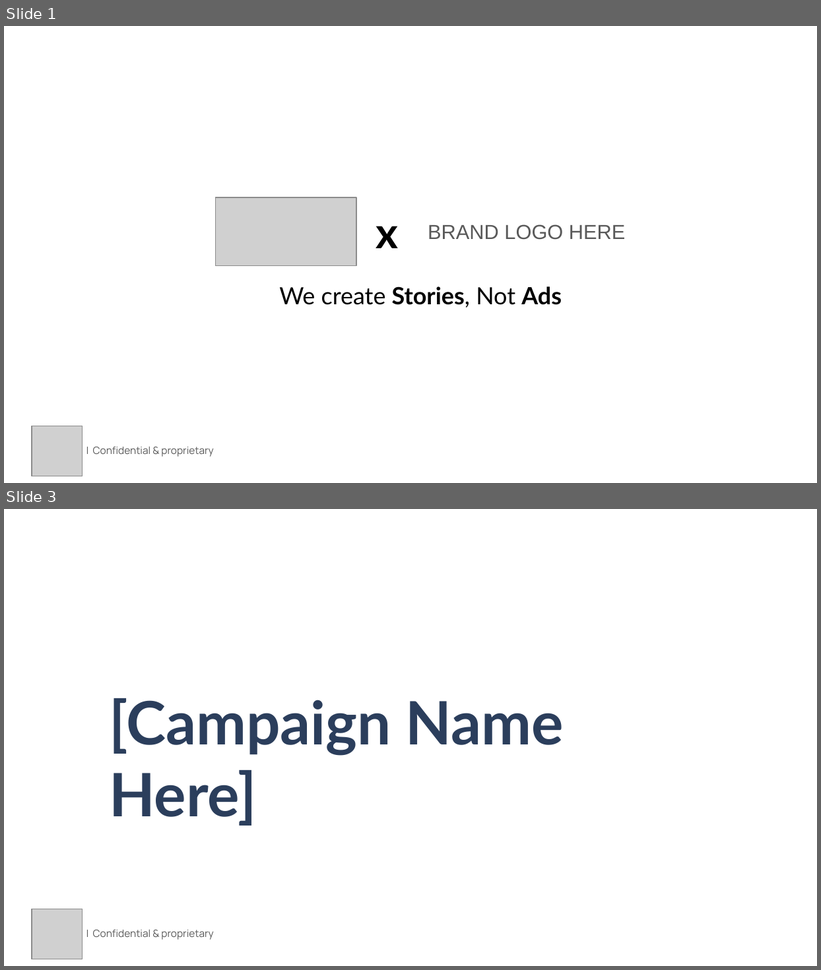
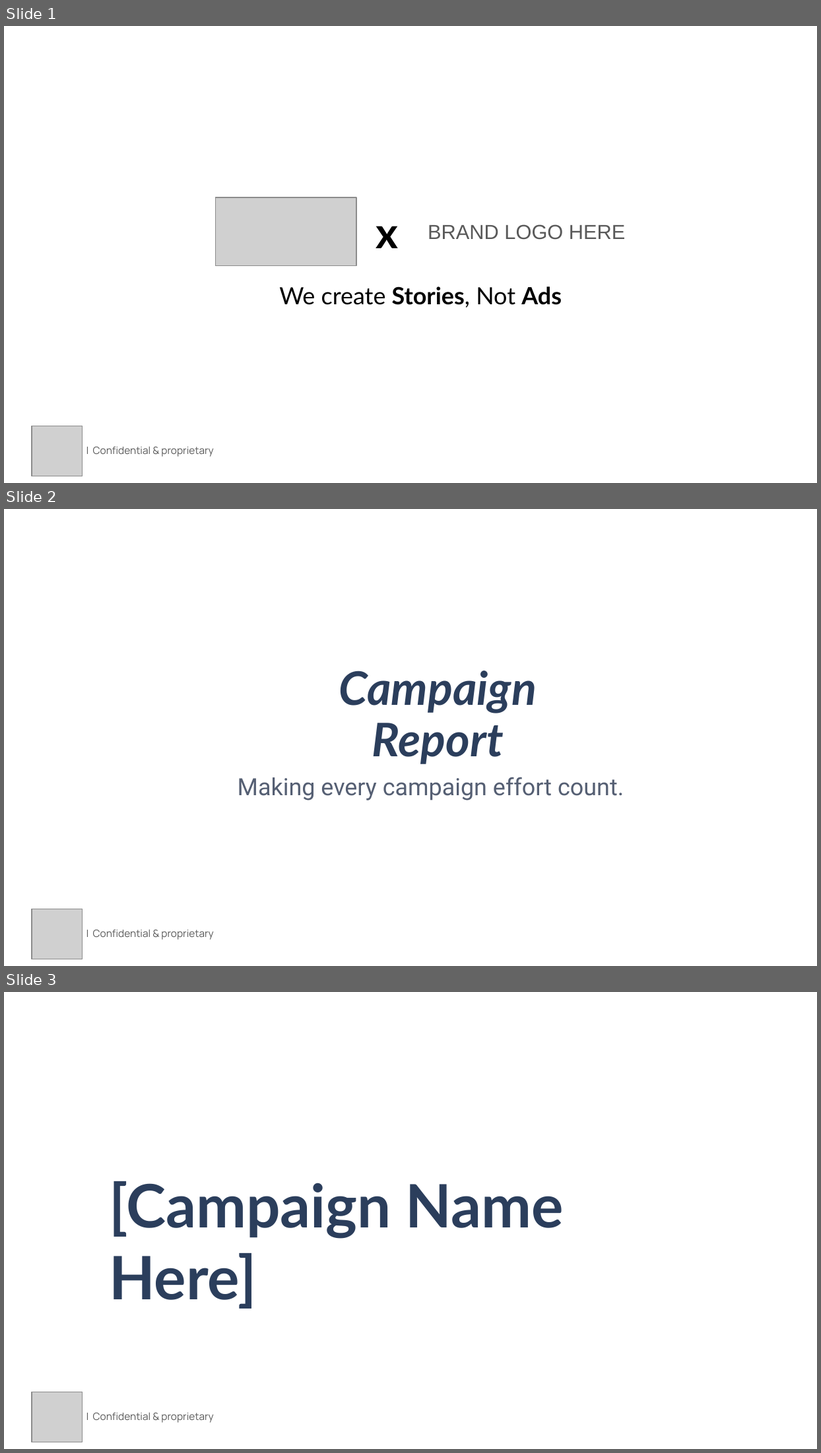
Before and after one commit to phyoai/phyo_report_generator, a slide deck: backend/Campaign_Report_PyroMedia.pptx. Shown one above the other, each under a label of ours: slides 1 and 3 before the commit, slides 1, 2 and 3 after it; the slides between them are not shown. The pictures are 821x970 and 821x1453 pixels, drawn with LibreOffice and Linux fonts; fonts in the diff are those of the drawing; grey boxes stand for pictures. Boxes give left, top, right and bottom in pixels: in the first picture for what was removed or moved away, otherwise in the second. Text is boxed around its words. In the diff, an @@ line names an element or a change of style, - is before the commit and + after.

Commit message:
Improve report UI and dynamic PPT slide rendering

```diff
--- a/backend/Campaign_Report_PyroMedia.pptx
+++ b/backend/Campaign_Report_PyroMedia.pptx
@@ slide 2 added at bbox=[4, 509, 817, 966], background #FFFFFF @@
@@ text added at bbox=[339, 671, 537, 764], 41 pt, text #2B3E5C, bold, italic @@
+Campaign Report
@@ text added at bbox=[238, 777, 624, 801], 21 pt, text #555F73 @@
+Making every campaign effort count.
@@ picture added at bbox=[32, 909, 82, 960] @@
@@ text added at bbox=[93, 929, 213, 940], 9 pt, text #595959 @@
+| Confidential & proprietary
```
Also in this commit, not shown: 4 slides changed, 1 slide removed, 4 other files.
